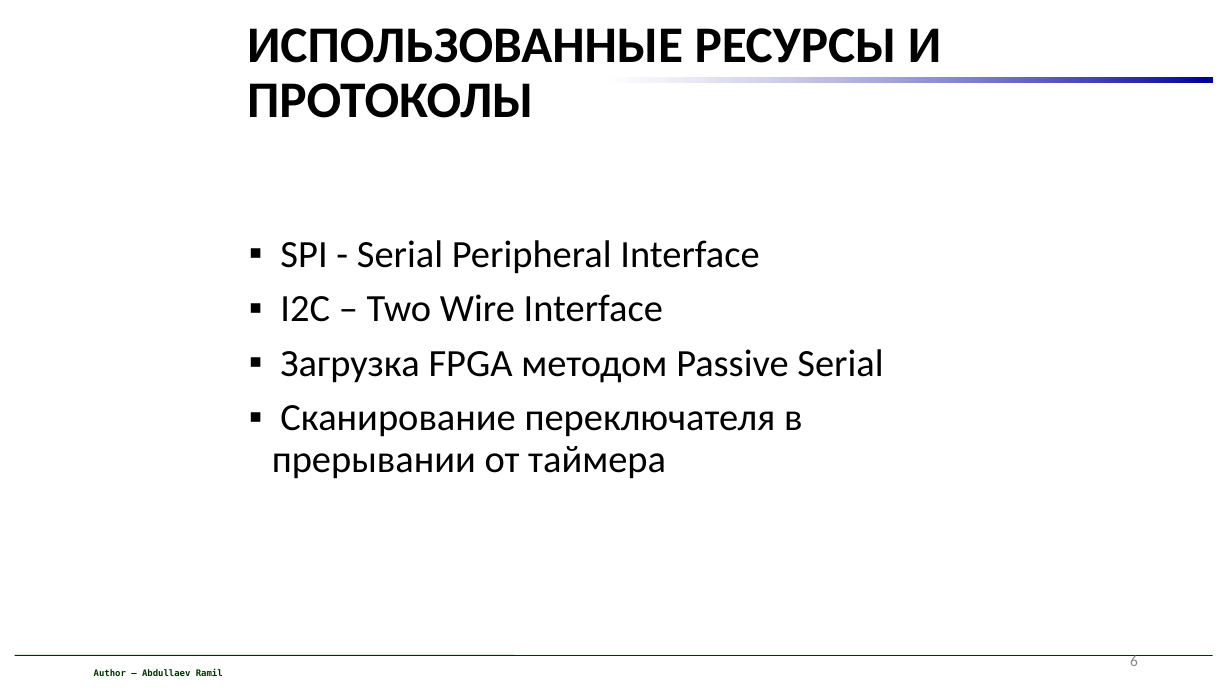
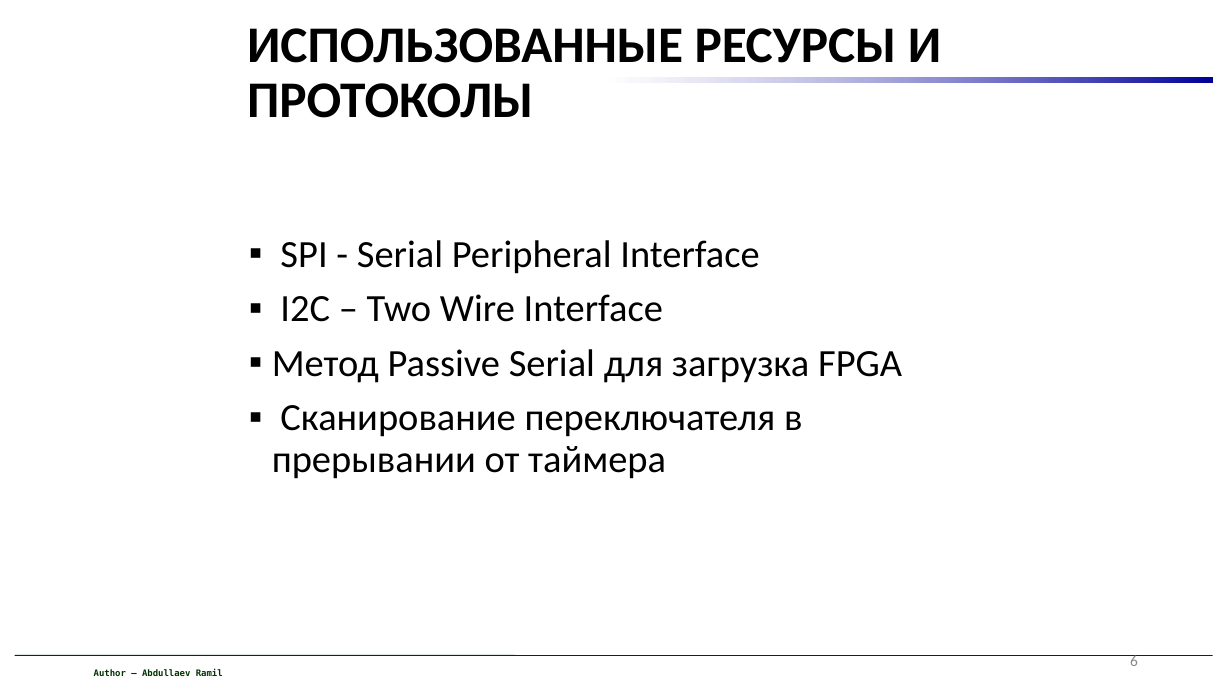
Before and after one commit to ramilabdullaev/diplom, a slide deck: slide 6 of Prezentarea_A.Ramil.ppt. Drawn at 1232x693 pixels with LibreOffice and Linux fonts; fonts in the diff are those of the drawing; background and template pictures are left out. Boxes give left, top, right and bottom in pixels: in the first picture for what was removed or moved away, otherwise in the second. Text is boxed around its words. In the diff, an @@ line names an element or a change of style, - is before the commit and + after.

```diff
--- a/Prezentarea_A.Ramil.ppt
+++ b/Prezentarea_A.Ramil.ppt
@@ text at [272, 349, 902, 383]: text changed @@
-▪ Загрузка FPGA методом Passive Serial
+▪ Метод Passive Serial для загрузка FPGA
```
Also in this commit, not shown: 3 other slides changed, 3 slides added.
